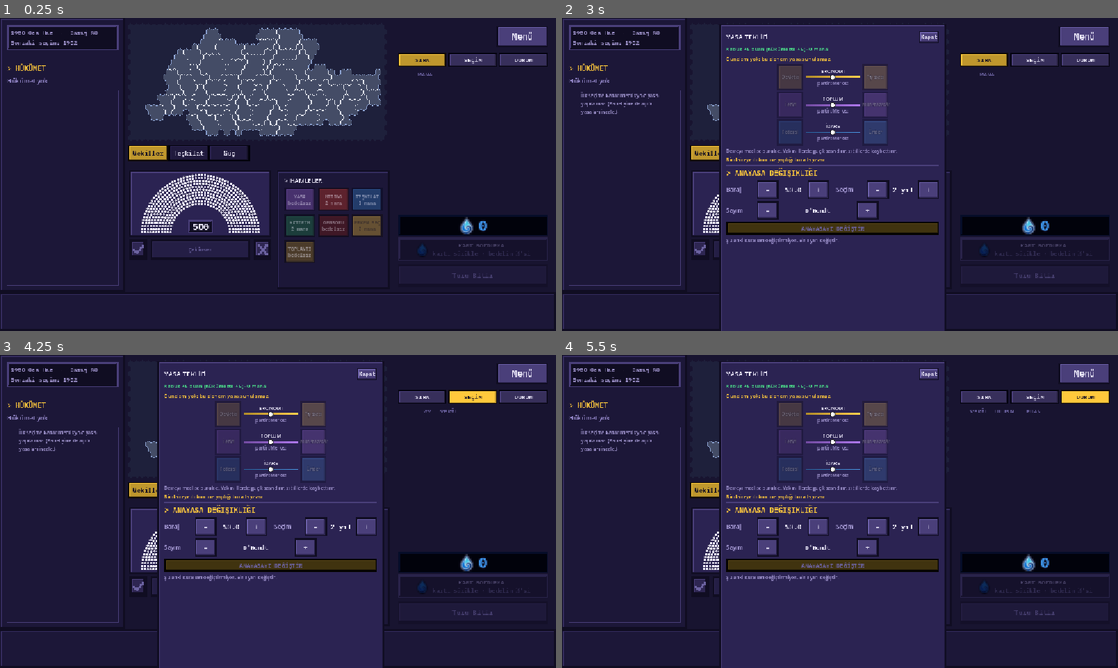
Above: before the commit, frames 1-4 (two rows, left to right).
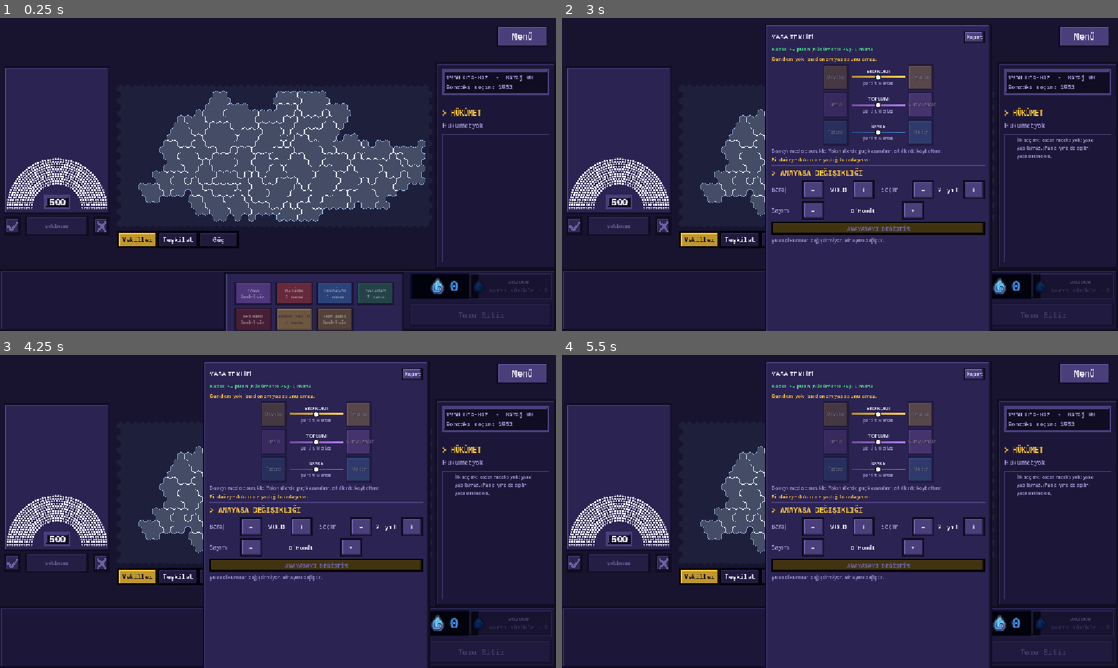
Above: after the commit, the same moments.

Repository: TriQue06/siyaset_oyunu_test_experimental
Game: Godot game, scene res://scenes/GameScreen.tscn
Two runs of this game, one before a commit and one after it. Both use one fixed random seed, a clock stepped at 60 frames per second and the inputs below. This scene is started directly instead of the project's main scene. Sound files missing from this copy of the repository are replaced by a short silence.
Inputs (mouse positions are in pixels of both pictures, inside the frame that each line leads up to):
- Up to frame 1 (0.25 s): no input
- Up to frame 2 (3 s): click (984, 58) at 0.5 s, where only the run before the commit has a clickable "SIRA"; click "Menü" at 1.25 s; click "Devam Et (ESC)" at 2 s; click "YASA bedelsiz" at 2.75 s
- Up to frame 3 (4.25 s): click (472, 395) at 3.5 s, where only the run before the commit has a clickable "SEÇİM"
- Up to frame 4 (5.5 s): click "MİTİNG 2 mana" at 4.25 s; click (1084, 395) at 5 s, where only the run before the commit has a clickable "DURUM"

The runs differ from the first frame. In frame 1, 42% of the frame differs, in the area x 0-100%, y 0-100%; in frame 2, 34%; in frame 3, 34%; in frame 4, 34%.

Commit message:
Sürüm 0.0.142: yeni ana ekran düzeni (üst parti şeridi, sol meclis, sağ bilgi sütunu, alt kontrol bandı)
Co-Authored-By: Claude Opus 5.5 <noreply@anthropic.com>

Diff:
--- a/siyaset-oyunu/project.godot
+++ b/siyaset-oyunu/project.godot
@@ -11,7 +11,7 @@
 [application]
 
 config/name="Siyaset Oyunu"
-config/version="0.0.141"
+config/version="0.0.142"
 run/main_scene="res://scenes/Lobby.tscn"
 config/quit_on_go_back=false
 config/features=PackedStringArray("4.7", "Forward Plus")
--- a/siyaset-oyunu/scripts/game_screen.gd
+++ b/siyaset-oyunu/scripts/game_screen.gd
@@ -16,7 +16,16 @@
 ## Sağ sütun: üstte parti logoları, altta deste + Pas Geç + sıra göstergesi.
 ## GameScreen.tscn'deki PlayerPanel/DeckButton/PassButton/TurnIndicator
 ## offset'leri bu genişliğe göre ayarlı.
-const RIGHT_COLUMN_WIDTH := 344.0
+## YENİ DÜZEN (üst parti şeridi): üstte bütün partilerin plaketleri, solda
+## meclis, sağda oyun bilgisi/hükümet/log, altta benim bandım (kartlar,
+## hamleler, mana, Turu Bitir), ortada harita.
+const RIGHT_COLUMN_WIDTH := 250.0
+const TOP_STRIP_HEIGHT := 92.0
+## Sağ üstte Menü düğmesi: şerit oraya kadar uzanmaz.
+const MENU_RESERVE := 140.0
+## Alt bantta kartların, hamlelerin ve sağdaki kontrollerin payı.
+const BAND_HAND_RATIO := 0.40
+const BAND_ACTIONS_RATIO := 0.33
 ## EVRENSEL PARTİ TABLOSU: üstteki üç sekme ve her sekmenin sayı sütunları.
 ## Sütun başlıkları tablonun ilk satırında görünür, satırlarda tekrar etmez.
 const PLAYER_TAB_TITLES := ["SIRA", "SEÇİM", "DURUM"]
@@ -40,7 +49,7 @@
 ## ChamberSplit yalnızca sağa büyüyecek şekilde ayarlıdır (bkz. sahne).
 ## KART BARI: ekranın en altında, TAM GENİŞLİKTE duran kart şeridi. Kartlar
 ## burada yan yana (bitişik değil) dizilir. Diğer her şey bunun üstünde kalır.
-const CARD_BAR_HEIGHT := 80.0
+const CARD_BAR_HEIGHT := 128.0
 const CARD_BAR_PADDING := 8.0
 ## Kartın barda görünen ÜST kısmı. Kalanı ekranın altında bekler; fare
 ## üstüne gelince (ya da dokunulup seçilince) kart bu kadar yukarı kalkıp
@@ -54,7 +63,7 @@
 const AVATAR_ICON_PIXEL_SIZE := 144
 ## Soldaki tam boy bilgi panelinin genişliği — GameScreen.tscn'deki
 ## LeftPanel.offset_right ile birebir eşleşmeli.
-const LEFT_PANEL_WIDTH := 260.0
+const LEFT_PANEL_WIDTH := 236.0
 const BADGE_ICON_PIXEL_SIZE := 64
 
 # Kartlar 72x96 piksel native boyutta; Nearest filtre ile piksel-sanat
@@ -384,7 +393,7 @@
 
 ## Üst bölgenin (harita + katman düğmeleri) yüksekliği.
 func _top_area_height() -> float:
-	return _usable_height() * TOP_AREA_HEIGHT_RATIO
+	return _usable_height()
 
 ## KART BARI: ekranın en altında tam genişlikte bir şerit. Kendi zemini var,
 ## kartlar içinde yan yana durur.
@@ -394,12 +403,13 @@
 		_card_bar_panel.mouse_filter = Control.MOUSE_FILTER_IGNORE
 		UiSkin.skin_panel(_card_bar_panel, UiSkin.PANEL_DARK)
 		add_child(_card_bar_panel)
-		move_child(_card_bar_panel, hand_area.get_index())
+		# Bandın zemini her şeyin ARKASINDA: hamle paneli, mana ve Turu Bitir üstünde.
+		move_child(_card_bar_panel, 1)
 	var viewport_size := get_viewport_rect().size
 	_card_bar_panel.position = Vector2(0.0, viewport_size.y - CARD_BAR_HEIGHT)
 	_card_bar_panel.size = Vector2(viewport_size.x, CARD_BAR_HEIGHT)
 	hand_area.offset_left = 0.0
-	hand_area.offset_right = 0.0
+	hand_area.offset_right = -viewport_size.x * (1.0 - BAND_HAND_RATIO)
 	hand_area.offset_top = viewport_size.y - CARD_BAR_HEIGHT
 	hand_area.offset_bottom = 0.0
 	# Kartların ÜST KISMI barda durur, gerisi ekranın altında bekler.
@@ -417,11 +427,10 @@
 	# oyuncu şeridi hariç kalan genişliğe sığacak şekilde ölçekleniyor —
 	# geniş, dikdörtgen bir alanı doldurması hedefleniyor.
 	var available_width := viewport_size.x - RIGHT_COLUMN_WIDTH - LEFT_PANEL_WIDTH
-	var available_height := _top_area_height()
+	var top := TOP_STRIP_HEIGHT
+	var available_height := viewport_size.y - CARD_BAR_HEIGHT - top
 	# Haritanın ALTINDA katman düğmeleri duruyor: o kadar yer haritaya kapalı.
 	var map_area_height: float = maxf(80.0, available_height - LAYER_BAR_RESERVE)
-	# Haritanın doğal boyutu her oyunda üretilen altıgen haritadan gelir
-	# (grid_width/height * MAP_UNIT_SCALE), sabit değildir.
 	var map_native_size: Vector2 = Vector2(map_holder.grid_width, map_holder.grid_height) * map_holder.MAP_UNIT_SCALE
 	var fit_scale: float = minf(available_width / map_native_size.x, map_area_height / map_native_size.y) * MAP_FILL_RATIO
 	_map_fit_scale = fit_scale
@@ -429,9 +438,8 @@
 		map_holder.scale = Vector2(fit_scale, fit_scale)
 	var map_position := Vector2(
 		LEFT_PANEL_WIDTH + available_width * 0.5 - map_native_size.x * 0.5 * fit_scale,
-		map_area_height * 0.5 - map_native_size.y * 0.5 * fit_scale
+		top + map_area_height * 0.5 - map_native_size.y * 0.5 * fit_scale
 	)
-	# Harita, katman geçişinde yana kayabilsin diye kırpan bir kutunun içinde.
 	_ensure_map_clip()
 	_map_clip.position = map_position
 	_map_clip.size = map_native_size * fit_scale
@@ -439,17 +447,33 @@
 		map_holder.position = Vector2.ZERO
 	_place_layer_bar()
 
-	# Alt hazne (meclis + hamleler) artık sol panel ile sağ sütun arasındaki
-	# TÜM genişliği kullanıyor: el kartları buradan kart barına taşındı.
-	# EMNİYET: sol panel bir sebeple genişlerse alt hazne de sağa kayar,
-	# diyagram panelin altında kalmaz.
-	bottom_area.offset_left = maxf(LEFT_PANEL_WIDTH, left_panel.size.x)
-	bottom_area.offset_right = -RIGHT_COLUMN_WIDTH
-	bottom_area.offset_top = available_height
+	# ÜST ŞERİT: bütün partilerin plaketleri (Menü düğmesine kadar).
+	var strip := get_node_or_null("PlayerPanel") as Control
+	if strip != null:
+		strip.anchor_left = 0.0
+		strip.anchor_right = 1.0
+		strip.anchor_top = 0.0
+		strip.anchor_bottom = 0.0
+		strip.offset_left = 8.0
+		strip.offset_right = -MENU_RESERVE
+		strip.offset_top = 6.0
+		strip.offset_bottom = top - 6.0
+
+	# SOL SÜTUN: meclis (diyagram, oylama düğmeleri, teklif).
+	bottom_area.offset_left = 0.0
+	bottom_area.offset_right = -(viewport_size.x - LEFT_PANEL_WIDTH)
+	bottom_area.offset_top = top
 	bottom_area.offset_bottom = -CARD_BAR_HEIGHT
-
-	# SOL PANEL KART BARININ ÜSTÜNDE BİTER: en altındaki sıra göstergesi
-	# barın arkasında kalmasın.
+	_detach_actions_panel()
+
+	# SAĞ SÜTUN: oyun bilgisi, hükümet, log, sıra (il / profil de burada açılır).
+	left_panel.anchor_left = 1.0
+	left_panel.anchor_right = 1.0
+	left_panel.anchor_top = 0.0
+	left_panel.anchor_bottom = 1.0
+	left_panel.offset_left = -RIGHT_COLUMN_WIDTH
+	left_panel.offset_right = 0.0
+	left_panel.offset_top = top
 	left_panel.offset_bottom = -CARD_BAR_HEIGHT
 
 	# KART BARI: ekranın en altında, tam genişlikte.
@@ -460,8 +484,31 @@
 	var seat_markers := map_holder.get_node_or_null("SeatMarkers")
 	if seat_markers != null:
 		seat_markers.queue_redraw()
-	# Sağ sütunun yüksekliği değişti: logolar sığacak ölçekte yeniden kurulsun.
+	_place_right_column_controls()
 	_rebuild_player_panel()
+
+## Hamle paneli alt banda, kartların sağına taşınır (sahnede meclisin yanındaydı).
+func _detach_actions_panel() -> void:
+	var panel := bottom_area.get_node_or_null("ChamberSplit/ActionsPanel") as Control
+	if panel == null:
+		panel = get_node_or_null("ActionsPanel") as Control
+	else:
+		panel.get_parent().remove_child(panel)
+		add_child(panel)
+		move_child(panel, hand_area.get_index())
+		var title := panel.get_node_or_null("ActionsMargin/ActionsVBox/ActionsTitle")
+		if title != null:
+			title.hide()
+		var margin := panel.get_node_or_null("ActionsMargin") as MarginContainer
+		if margin != null:
+			for side in ["left", "right", "top", "bottom"]:
+				margin.add_theme_constant_override("margin_" + side, 6)
+	if panel == null:
+		return
+	var viewport_size := get_viewport_rect().size
+	panel.set_anchors_preset(Control.PRESET_TOP_LEFT)
+	panel.position = Vector2(viewport_size.x * BAND_HAND_RATIO + 4.0, viewport_size.y - CARD_BAR_HEIGHT + 6.0)
+	panel.size = Vector2(viewport_size.x * BAND_ACTIONS_RATIO - 8.0, CARD_BAR_HEIGHT - 12.0)
 
 ## Seçim yapılınca HERKESİN ekranında tetiklenir: ekran kararıp seçim
 ## sonuçları animasyon ekranına geçilir, oradan otomatik olarak buraya (yeni
@@ -820,35 +867,170 @@
 	for child in player_panel_list.get_children():
 		player_panel_list.remove_child(child)
 		child.queue_free()
-	player_panel_list.add_child(_build_player_header())
-	var count: int = maxi(1, _ordered_peer_ids().size())
-	# SATIRLAR IZGARAYI PAYLAŞIR: ızgara panelin kalanını kaplar, her satır
-	# EXPAND_FILL ile eşit pay alır. Yükseklik elle hesaplanmıyor, bu yüzden
-	# düzen değişince hesap eskiyemez.
+	if player_tabs != null:
+		player_tabs.hide()
+	var party_ids := _ordered_party_ids()
+	player_panel_list.columns = maxi(1, party_ids.size())
+	player_panel_list.add_theme_constant_override("h_separation", 6)
 	var panel := get_node_or_null("PlayerPanel") as Control
-	# Başlık satırı da ızgaranın içinde: payı düşülmeli.
-	var available: float = player_panel_list.size.y - PLAYER_HEADER_HEIGHT
-	if panel != null:
-		# ÖLÇÜLEN BOY BAYAT OLABİLİR: düzen değiştiği karede liste hâlâ eski
-		# boyunu bildiriyor ve satırlar panelden taşıp kırpılıyordu. Panelin
-		# ÇAPALARINDAN hesaplanan boy üst sınır olarak alınır.
-		var panel_height: float = get_viewport_rect().size.y + panel.offset_bottom - panel.offset_top
-		var by_offsets: float = panel_height - PLAYER_TAB_HEIGHT - 6.0 - PLAYER_HEADER_HEIGHT
-		available = by_offsets if available <= 0.0 else minf(available, by_offsets)
-	var separation: float = AVATAR_SEPARATION if count <= 6 else 2.0
-	player_panel_list.add_theme_constant_override("v_separation", int(separation))
-	_avatar_height = clampf((available - separation * (count - 1)) / count, 16.0, 72.0) if available > 0.0 else 64.0
 	if panel != null:
 		panel.clip_contents = true
-	player_panel_list.columns = 1
-
-	for peer_id in _ordered_peer_ids():
-		var party: Dictionary = PartyManager.data_of(peer_id)
-		var avatar := _build_avatar(peer_id, party)
-		player_panel_list.add_child(avatar)
-
+	var strip_width: float = get_viewport_rect().size.x - 8.0 - MENU_RESERVE
+	var plaque_width: float = (strip_width - 6.0 * (party_ids.size() - 1)) / maxf(1.0, party_ids.size())
+	for pid in party_ids:
+		player_panel_list.add_child(_build_plaque(int(pid), plaque_width))
 	# Panel yeniden kuruldu: hedef seçme vurguları yeni düğümlere uygulanmalı.
 	_refresh_target_highlights()
+
+## Plaket sırası: oyun sırasına göre partiler (iki kişilik parti bir kez).
+func _ordered_party_ids() -> Array:
+	var ids: Array = []
+	for peer_id in _ordered_peer_ids():
+		var pid := CardManager.party_of(int(peer_id))
+		if not ids.has(pid):
+			ids.append(pid)
+	return ids
+
+## PARTİ PLAKETİ (üst şerit): renk şeridi, logo, parti adı, genel başkan ve
+## yardımcı (oylamada her birinin oyu), vekil, oy oranı, hükümetteki yeri.
+## Sırası gelen partinin plaketi altın çerçeveyle nabız gibi atar.
+func _build_plaque(pid: int, width: float) -> Control:
+	var me := multiplayer.get_unique_id()
+	var party: Dictionary = PartyManager.data_of(pid)
+	var color: Color = party.get("bg_color", Color(0.5, 0.5, 0.5))
+	var members: Array = PartyManager.members_of(pid)
+	if members.is_empty():
+		members = [pid]
+	var current := CardManager.current_turn_peer_id()
+	var is_turn := not CardManager.turn_order.is_empty() and members.has(current)
+	var mine := members.has(me)
+	var independent := PartyManager.is_independent(pid)
+
+	var card := PanelContainer.new()
+	card.size_flags_horizontal = Control.SIZE_EXPAND_FILL
+	card.size_flags_vertical = Control.SIZE_EXPAND_FILL
+	card.mouse_filter = Control.MOUSE_FILTER_STOP
+	card.clip_contents = true
+	var style := UiSkin.stylebox(UiSkin.PANEL if is_turn else UiSkin.PANEL_DARK)
+	style.content_margin_left = 4
+	style.content_margin_right = 4
+	style.content_margin_top = 0
+	style.content_margin_bottom = 2
+	card.add_theme_stylebox_override("panel", style)
+	var box := VBoxContainer.new()
+	box.add_theme_constant_override("separation", 1)
+	box.mouse_filter = Control.MOUSE_FILTER_IGNORE
+	card.add_child(box)
+	var stripe := ColorRect.new()
+	stripe.color = color
+	stripe.custom_minimum_size = Vector2(0, 4)
+	stripe.mouse_filter = Control.MOUSE_FILTER_IGNORE
+	box.add_child(stripe)
+
+	var inner: float = width - 8.0
+	# 1) logo + parti adı (+ SIRA / SEN / POP etiketleri)
+	var head := HBoxContainer.new()
+	head.add_theme_constant_override("separation", 4)
+	head.mouse_filter = Control.MOUSE_FILTER_IGNORE
+	box.add_child(head)
+	var badge := PartyBadge.build(party, Vector2(24, 24), BADGE_ICON_PIXEL_SIZE)
+	badge.mouse_filter = Control.MOUSE_FILTER_IGNORE
+	badge.size_flags_vertical = Control.SIZE_SHRINK_CENTER
+	head.add_child(badge)
+	var tags: Array = []
+	if is_turn:
+		tags.append(["SIRA", UiTheme.TEXT, UiTheme.INK])
+	if mine:
+		tags.append(["SEN", UiTheme.GOLD, UiTheme.INK])
+	var populism_left := CardManager.populism_rounds_left(pid)
+	if populism_left > 0:
+		tags.append(["POP %d" % populism_left, UiTheme.PURPLE, UiTheme.TEXT])
+	var tags_width := 0.0
+	for tag in tags:
+		tags_width += String(tag[0]).length() * 6.0 + 10.0
+	var name_text := "Bağımsız" if independent else String(party.get("name", "?"))
+	var name_label := _avatar_label(name_text, _fit_font_size(name_text, inner - 28.0 - tags_width, UiTheme.FS_SMALL, 9),
+		UiTheme.GOLD if mine else UiTheme.TEXT)
+	name_label.clip_text = false
+	name_label.add_theme_font_override("font", UiTheme.mono(true))
+	name_label.size_flags_horizontal = Control.SIZE_EXPAND_FILL
+	name_label.vertical_alignment = VERTICAL_ALIGNMENT_CENTER
+	head.add_child(name_label)
+	for tag in tags:
+		var tag_control := _avatar_tag(String(tag[0]), tag[1], tag[2])
+		tag_control.size_flags_vertical = Control.SIZE_SHRINK_CENTER
+		head.add_child(tag_control)
+
+	# 2) genel başkan ve yardımcı (oylamada her birinin oyu yanında)
+	for i in members.size():
+		var member := int(members[i])
+		var line := HBoxContainer.new()
+		line.add_theme_constant_override("separation", 3)
+		line.mouse_filter = Control.MOUSE_FILTER_IGNORE
+		box.add_child(line)
+		var role_text := "" if independent else ("GB " if i == 0 else "YRD ")
+		var person := role_text + PoliticianPresets.display_name(member)
+		var vote_tag: Label = null
+		if GovernmentManager.is_voting() and GovernmentManager.eligible_voter_ids().has(member):
+			var voted: bool = GovernmentManager.votes.has(member)
+			vote_tag = _avatar_label(GovernmentManager.vote_text(GovernmentManager.votes[member]) if voted else "…", 9,
+				VOTE_COLORS[int(GovernmentManager.votes[member])] if voted else UiTheme.TEXT_MUTED)
+			vote_tag.clip_text = false
+		var reserve := 34.0 if vote_tag != null else 0.0
+		var person_label := _avatar_label(person, _fit_font_size(person, inner - reserve, 10, 7),
+			UiTheme.GOLD if member == me else color.lightened(0.5))
+		person_label.clip_text = false
+		person_label.size_flags_horizontal = Control.SIZE_EXPAND_FILL
+		line.add_child(person_label)
+		if vote_tag != null:
+			line.add_child(vote_tag)
+	if members.size() < 2:
+		var spacer := Control.new()
+		spacer.custom_minimum_size = Vector2(0, 12)
+		spacer.mouse_filter = Control.MOUSE_FILTER_IGNORE
+		box.add_child(spacer)
+
+	# 3) vekil · oy · hükümetteki yeri
+	var nums := HBoxContainer.new()
+	nums.add_theme_constant_override("separation", 4)
+	nums.mouse_filter = Control.MOUSE_FILTER_IGNORE
+	box.add_child(nums)
+	var has_seats: bool = CardManager.last_seats.has(pid)
+	var seats_text := ("%d mv  %%%.1f" % [int(CardManager.last_seats.get(pid, 0)), float(CardManager.last_vote_shares.get(pid, 0.0))]) \
+		if has_seats else "seçim yok"
+	var seats_label := _avatar_label(seats_text, 10, UiTheme.TEXT)
+	seats_label.add_theme_font_override("font", UiTheme.mono(true))
+	seats_label.clip_text = false
+	seats_label.size_flags_horizontal = Control.SIZE_EXPAND_FILL
+	nums.add_child(seats_label)
+	if GovernmentManager.has_government() and CardManager.is_government_party(pid):
+		var chip := _avatar_tag("PM" if GovernmentManager.main_gov_peer_id == pid else "HÜK", UiTheme.GREEN, UiTheme.TEXT)
+		chip.size_flags_vertical = Control.SIZE_SHRINK_CENTER
+		chip.tooltip_text = PartyInfoCard.role_text(pid)
+		nums.add_child(chip)
+
+	card.set_meta("peer_id", pid)
+	card.tooltip_text = "%s · dokun: profil" % name_text
+	var halo := Panel.new()
+	halo.name = "TargetHalo"
+	halo.mouse_filter = Control.MOUSE_FILTER_IGNORE
+	halo.add_theme_stylebox_override("panel", UiSkin.color_box(UiTheme.GOLD, UiSkin.TARGET))
+	halo.visible = false
+	card.add_child(halo)
+	if is_turn:
+		var frame := Panel.new()
+		frame.name = "TurnFrame"
+		frame.mouse_filter = Control.MOUSE_FILTER_IGNORE
+		frame.add_theme_stylebox_override("panel", UiSkin.color_box(UiTheme.GOLD, UiSkin.TARGET))
+		card.add_child(frame)
+		var pulse := frame.create_tween().set_loops()
+		pulse.tween_property(frame, "modulate:a", 0.35, 0.7).set_trans(Tween.TRANS_SINE)
+		pulse.tween_property(frame, "modulate:a", 1.0, 0.7).set_trans(Tween.TRANS_SINE)
+	card.gui_input.connect(func(event: InputEvent):
+		if event is InputEventMouseButton and event.pressed and event.button_index == MOUSE_BUTTON_LEFT:
+			_on_target_party_clicked(pid)
+	)
+	return card
 
 # --- Tur göstergesi (geçici; kalıcı görseli kullanıcı sonra ekleyecek) -----
 
@@ -1392,7 +1574,7 @@
 	var mouse := get_viewport().get_mouse_position()
 	var viewport_size := get_viewport_rect().size
 	if mouse.x < LEFT_PANEL_WIDTH or mouse.x > viewport_size.x - RIGHT_COLUMN_WIDTH \
-			or mouse.y >= bottom_area.get_global_rect().position.y:
+			or mouse.y < TOP_STRIP_HEIGHT or mouse.y >= viewport_size.y - CARD_BAR_HEIGHT:
 		return ""
 	return map_holder.get_province_id_at(map_holder.get_global_transform().affine_inverse() * mouse)
 
@@ -1648,7 +1830,7 @@
 	_target_hint.text = text
 	_target_hint.visible = text != ""
 	var viewport_size := get_viewport_rect().size
-	_target_hint.position = Vector2(LEFT_PANEL_WIDTH, 44)
+	_target_hint.position = Vector2(LEFT_PANEL_WIDTH, TOP_STRIP_HEIGHT + 4.0)
 	_target_hint.size = Vector2(viewport_size.x - LEFT_PANEL_WIDTH - RIGHT_COLUMN_WIDTH, 24)
 
 func _build_card_info() -> void:
@@ -1787,9 +1969,8 @@
 	_play_card_animation(card_type, origin_pos, origin_size)
 
 func _avatar_global_position(peer_id: int, out_size: Vector2) -> Vector2:
-	var idx := _ordered_peer_ids().find(peer_id)
-	if idx != -1 and idx < player_panel_list.get_child_count():
-		var avatar: Control = player_panel_list.get_child(idx)
+	var avatar := _find_avatar_node(peer_id)
+	if avatar != null:
 		return avatar.global_position - (out_size - avatar.size) * 0.5
 	return get_viewport_rect().size / 2.0 - out_size / 2.0
 
@@ -2020,6 +2201,7 @@
 ## peer_id'ye ait avatar düğümünü bulur (yoksa null). Silinmek üzere işaretli
 ## düğümleri atlar.
 func _find_avatar_node(peer_id: int) -> Control:
+	peer_id = CardManager.party_of(peer_id)  # plaketler parti başına
 	for child in player_panel_list.get_children():
 		if not is_instance_valid(child) or child.is_queued_for_deletion():
 			continue
@@ -2353,30 +2535,27 @@
 ## yanında YASA TASARLA / İL BAŞKANLIĞI butonları, mana. Parti kartları üstte
 ## kalan alana sığar.
 func _place_right_column_controls() -> void:
-	# Alt sağ: 6 hamle butonu (2 sütun x 3 satır), altında küçük deste + mana + Turu Bitir.
+	# ALT BANDIN SAĞI: üst sırada mana ve kart bozdurma, altta Turu Bitir.
+	var viewport_size := get_viewport_rect().size
+	var width: float = viewport_size.x * (1.0 - BAND_HAND_RATIO - BAND_ACTIONS_RATIO) - 16.0
+	var half: float = width * 0.5
+	var row_top: float = -CARD_BAR_HEIGHT + 8.0
+	var row_height := 54.0
+	if _mana_plate != null:
+		_mana_plate.offset_left = -(width + 8.0)
+		_mana_plate.offset_right = -(8.0 + half + 4.0)
+		_mana_plate.offset_top = row_top
+		_mana_plate.offset_bottom = row_top + row_height
 	if _trash_panel != null:
-		# Kart bozdurma kutusu, altındaki "Turu Bitir" ile AYNI ÖLÇÜDE.
-		_trash_panel.offset_left = MANA_PLATE_LEFT
-		_trash_panel.offset_right = -16.0
-		_trash_panel.offset_top = TRASH_TOP
-		_trash_panel.offset_bottom = TRASH_TOP + BOTTOM_BUTTON_HEIGHT
-	pass_button.add_theme_font_size_override("font_size", 14)
-	# DİKKAT: konumlanan düğüm PlayerPanel'in KENDİSİ; ızgaranın doğrudan
-	# ebeveyni (sekme + tablo kutusu) panelin içini tamamen kaplıyor.
-	var panel := get_node_or_null("PlayerPanel") as Control
-	if panel != null:
-		panel.offset_top = 72.0  # sağ üstte Menü butonu var
-		panel.offset_left = MANA_PLATE_LEFT
-		# Tablo mana levhasının üstünde biter (hamle butonları artık burada değil).
-		panel.offset_bottom = MANA_PLATE_TOP - 12.0
-	pass_button.offset_left = MANA_PLATE_LEFT
-	pass_button.offset_right = -16.0
-	pass_button.offset_top = PASS_TOP
-	pass_button.offset_bottom = PASS_TOP + BOTTOM_BUTTON_HEIGHT
-	# Panelin yüksekliği burada kesinleşti: kartlar bu yüksekliğe göre yeniden
-	# ölçülmeli, yoksa ilk karede hesaplanan boy taşıp kırpılıyordu.
-	if player_panel_list != null and not player_panel_list.get_children().is_empty():
-		_rebuild_player_panel()
+		_trash_panel.offset_left = -(8.0 + half - 4.0)
+		_trash_panel.offset_right = -8.0
+		_trash_panel.offset_top = row_top
+		_trash_panel.offset_bottom = row_top + row_height
+	pass_button.add_theme_font_size_override("font_size", 16)
+	pass_button.offset_left = -(width + 8.0)
+	pass_button.offset_right = -8.0
+	pass_button.offset_top = row_top + row_height + 8.0
+	pass_button.offset_bottom = -8.0
 
 ## KART BOZDURMA: istemediğin kartı buraya sürükle, bedelinin yarısı mana
 ## olarak geri gelir. Tıklanabilir bir buton değil, BIRAKMA HEDEFİ — bu yüzden
@@ -2404,8 +2583,8 @@
 	box.size_flags_vertical = Control.SIZE_SHRINK_CENTER
 	box.mouse_filter = Control.MOUSE_FILTER_IGNORE
 	row.add_child(box)
-	box.add_child(_trash_label("KART BOZDURMA", UiTheme.FS_TINY, UiTheme.TEXT_MUTED))
-	box.add_child(_trash_label("kartı sürükle · bedelin ½'si", UiTheme.FS_TINY, UiTheme.TEXT_DIM))
+	box.add_child(_trash_label("BOZDUR", UiTheme.FS_TINY, UiTheme.TEXT_MUTED))
+	box.add_child(_trash_label("kartı sürükle · ½", UiTheme.FS_TINY, UiTheme.TEXT_DIM))
 	add_child(_trash_panel)
 
 func _trash_label(text: String, size: int, color: Color) -> Label:
@@ -2474,7 +2653,7 @@
 	# genişliğini büyütünce komşusunun üstüne biniyordu. Izgara bunu yapısal
 	# olarak önler.
 	_action_grid = GridContainer.new()
-	_action_grid.columns = 3
+	_action_grid.columns = 4
 	_action_grid.add_theme_constant_override("h_separation", ACTION_BUTTON_GAP)
 	_action_grid.add_theme_constant_override("v_separation", ACTION_BUTTON_GAP)
 	# Izgara panelin ÜSTÜNE oturur; altındaki boşluğu esnek bir ayraç doldurur.
Not shown, changed: siyaset-oyunu/export_presets.cfg
Not shown, added: siyaset-oyunu/docs/arayuz_konseptleri.html
